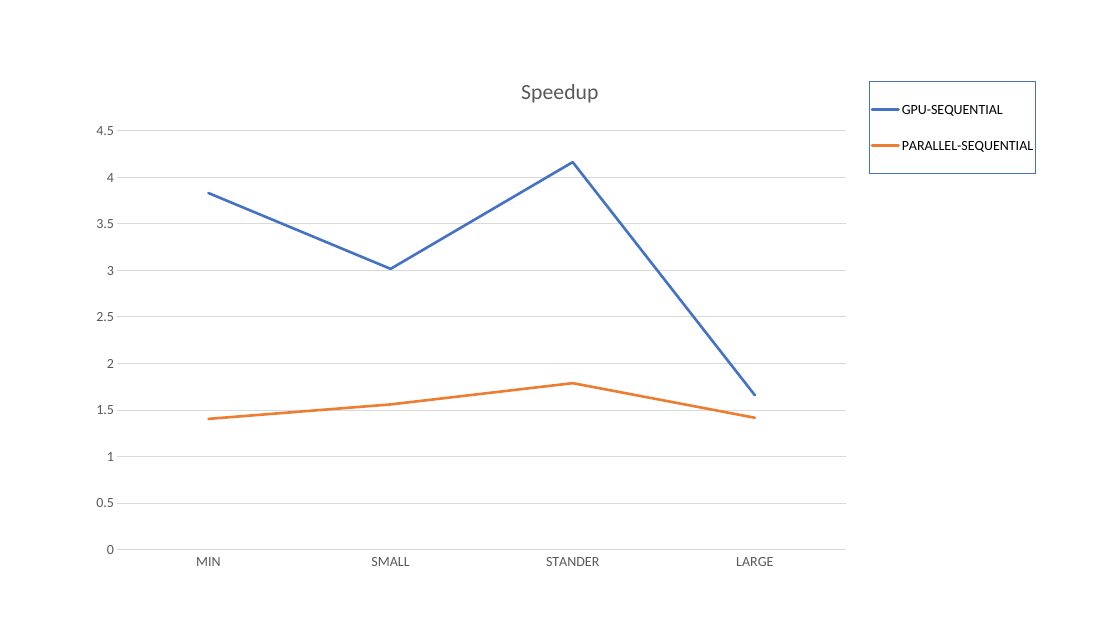
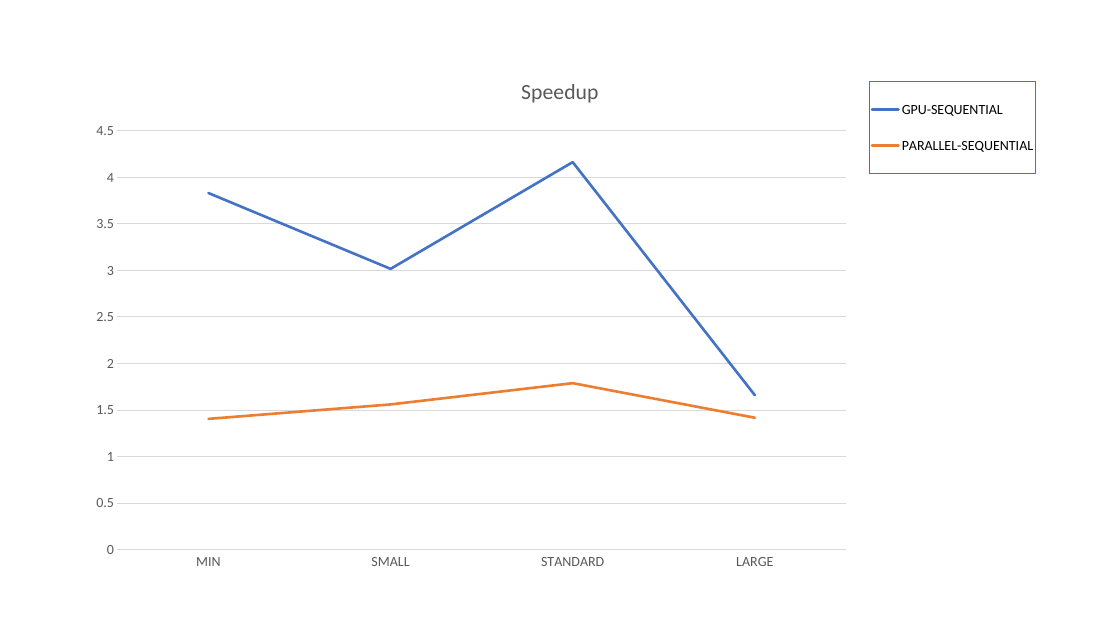
Before and after one commit to Lorenzo-Venturelli/HPC, a slide deck: slide 9 of CUDA Assignment.pptx. Drawn at 1120x630 pixels with LibreOffice and Linux fonts; fonts in the diff are those of the drawing. Boxes give left, top, right and bottom in pixels: in the first picture for what was removed or moved away, otherwise in the second. Text is boxed around its words. In the diff, an @@ line names an element or a change of style, - is before the commit and + after.

```diff
--- a/CUDA Assignment.pptx
+++ b/CUDA Assignment.pptx
@@ line chart at <box>77,57,1044,581</box> @@
-categories: MIN, SMALL, STANDER, LARGE
+categories: MIN, SMALL, STANDARD, LARGE
```
Also in this commit, not shown: 2 other slides changed.
